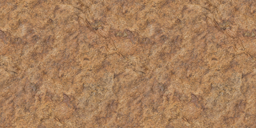
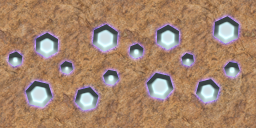
Layers edited between the first and the second 256 x 128 image:
showed group "Ice" (1st of 2) (2 layers) over [8, 16, 240, 111]
